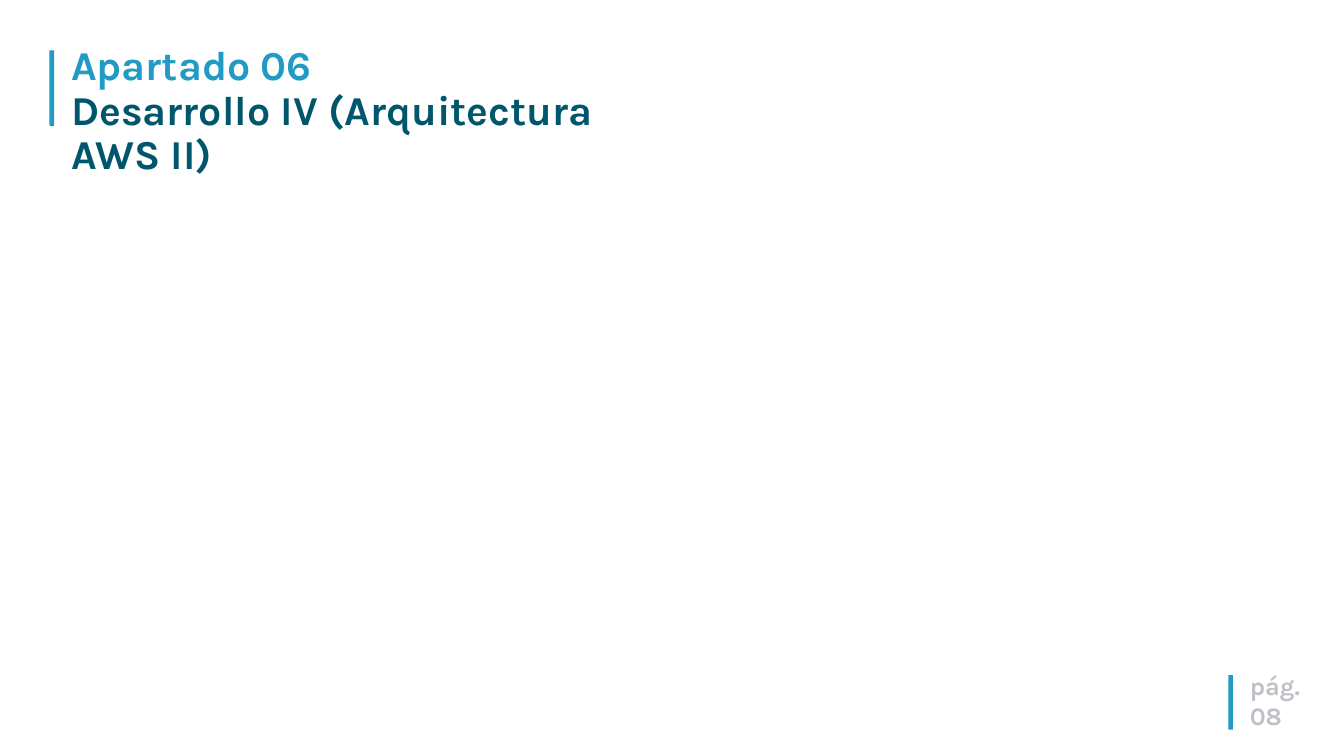
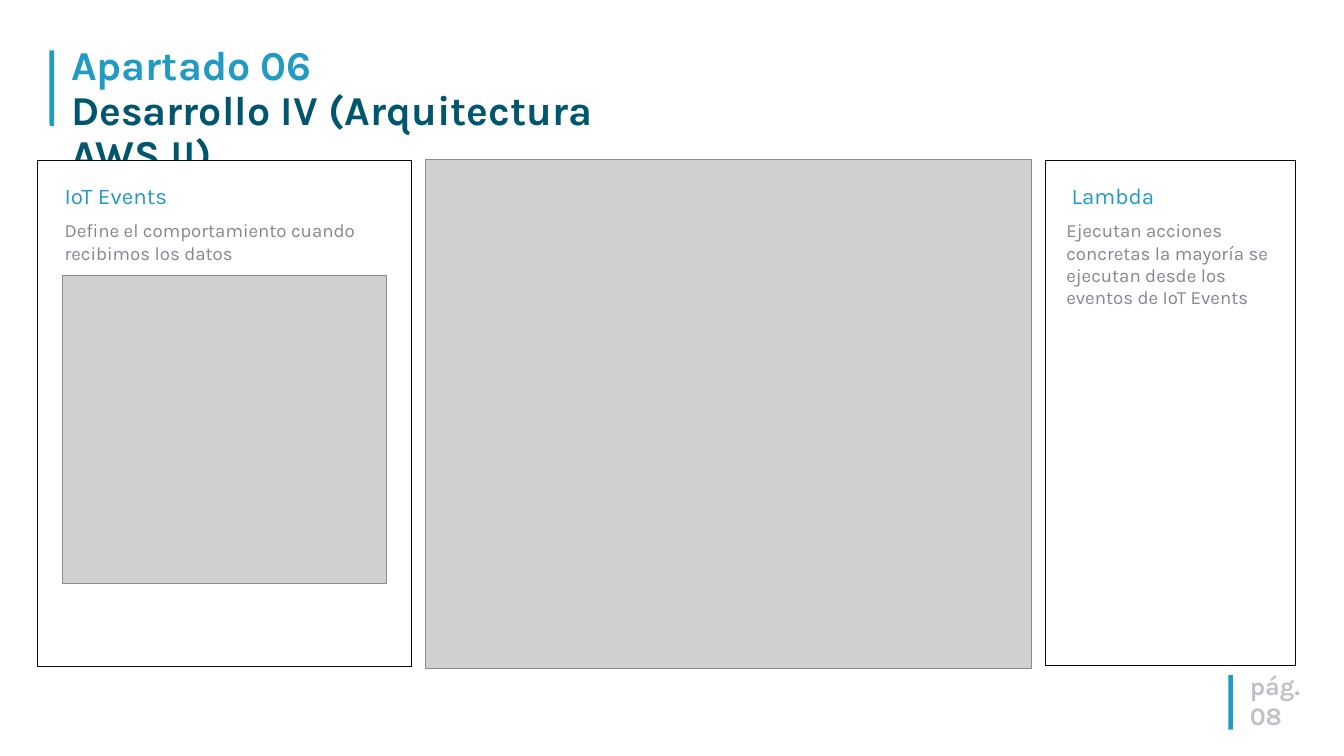
Before and after one commit to rgb2021/TFG, a slide deck: slide 8 of docs/presentacion.ppt. Drawn at 1344x756 pixels with LibreOffice and Linux fonts; fonts in the diff are those of the drawing; grey boxes stand for pictures; background and template pictures are left out. Boxes give left, top, right and bottom in pixels: in the first picture for what was removed or moved away, otherwise in the second. Text is boxed around its words. In the diff, an @@ line names an element or a change of style, - is before the commit and + after.

```diff
--- a/docs/presentacion.ppt
+++ b/docs/presentacion.ppt
@@ rectangle added at [38,161,412,667], fill #FFFFFF, outline #0C0B0B 0.99 pt @@
@@ rectangle added at [58,178,380,212], fill #FFFFFF, outline #FFFFFF 0.99 pt, 24 pt, text #219BC3 @@
+IoT Events
@@ picture added at [425,159,1032,668] @@
@@ rectangle added at [1046,161,1296,666], fill #FFFFFF, outline #0C0B0B 0.99 pt @@
@@ rectangle added at [1060,178,1291,212], fill #FFFFFF, outline #FFFFFF 0.99 pt, 24 pt, text #219BC3 @@
+Lambda
@@ text added at [65,224,355,260], 20 pt, text #858591 @@
+Define el comportamiento cuando recibimos los datos
@@ text added at [1066,224,1268,304], 20 pt, text #858591 @@
+Ejecutan acciones concretas la mayoría se ejecutan desde los eventos de IoT Events
@@ picture added at [62,275,386,583] @@
```
Also in this commit, not shown: 1 other slide changed, 1 other file.
